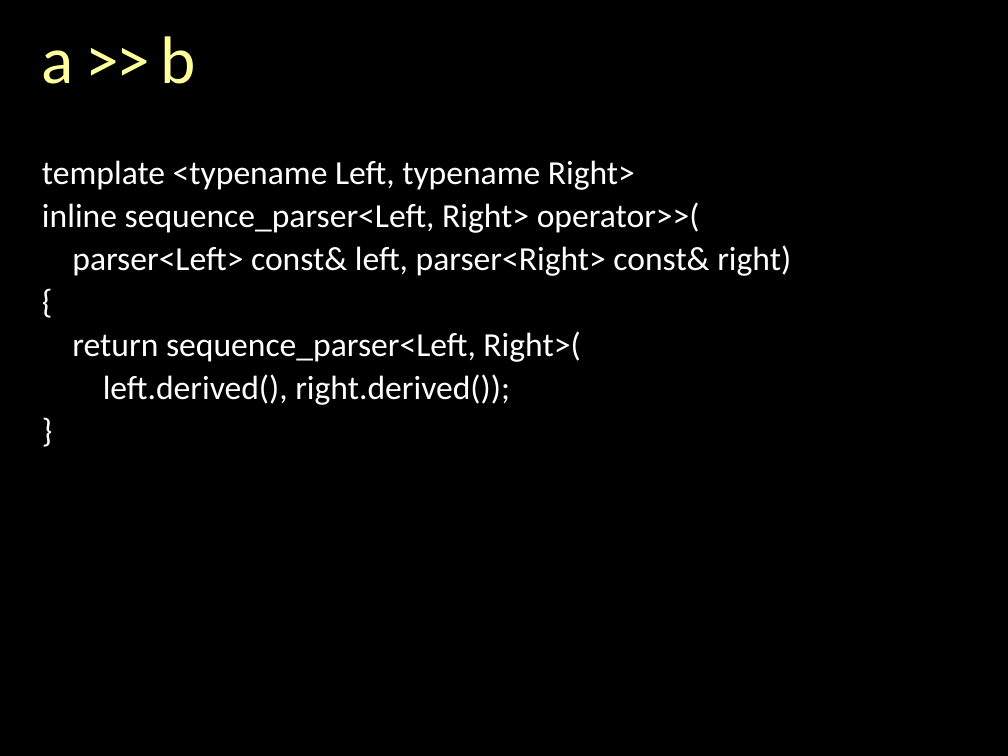
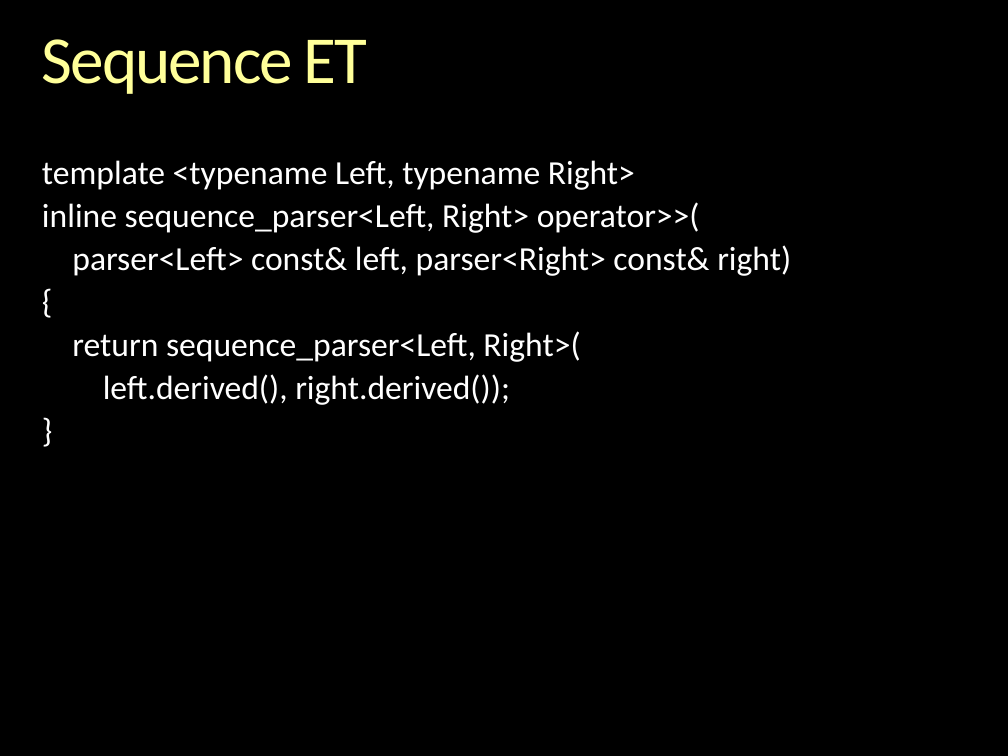
Before and after one commit to boostorg/spirit, a slide deck: slide 21 of libs/spirit/doc/cppnow_2013/Inside Spirit X3.pptx. Drawn at 1008x756 pixels with LibreOffice and Linux fonts; fonts in the diff are those of the drawing; background and template pictures are left out. Boxes give left, top, right and bottom in pixels: in the first picture for what was removed or moved away, otherwise in the second. Text is boxed around its words. In the diff, an @@ line names an element or a change of style, - is before the commit and + after.

```diff
--- a/libs/spirit/doc/cppnow_2013/Inside Spirit X3.pptx
+++ b/libs/spirit/doc/cppnow_2013/Inside Spirit X3.pptx
@@ title at box(42, 39, 367, 94): text changed @@
-a >> b
+Sequence ET
```
Also in this commit, not shown: 6 other slides changed, 24 slides added, 1 other file.
